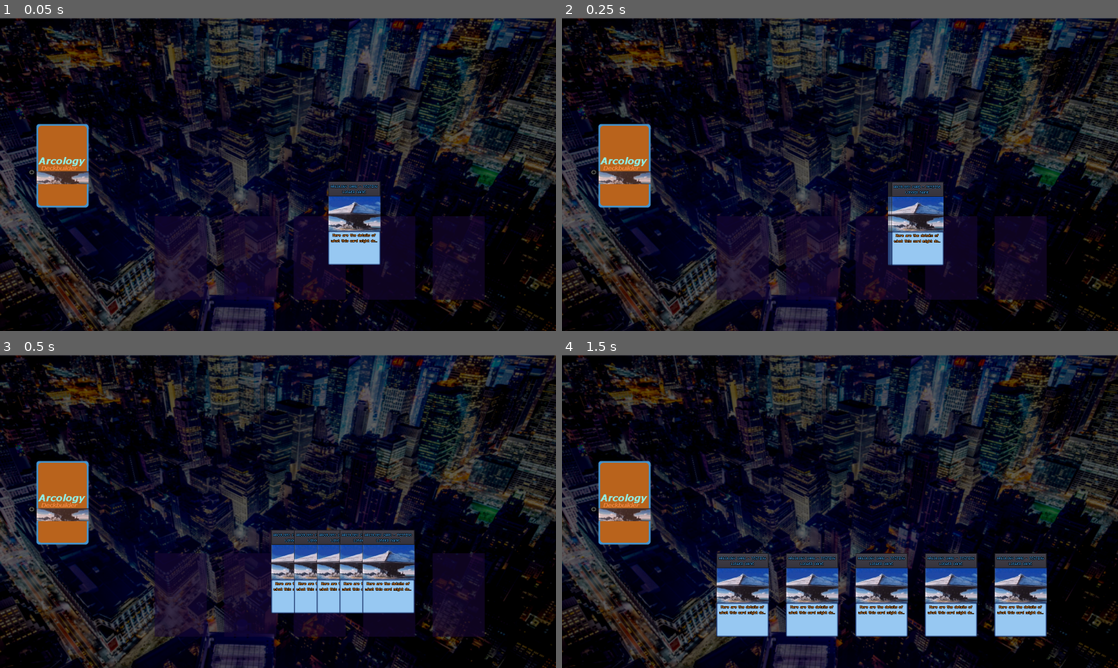
Above: before the commit, frames 1-4 (two rows, left to right).
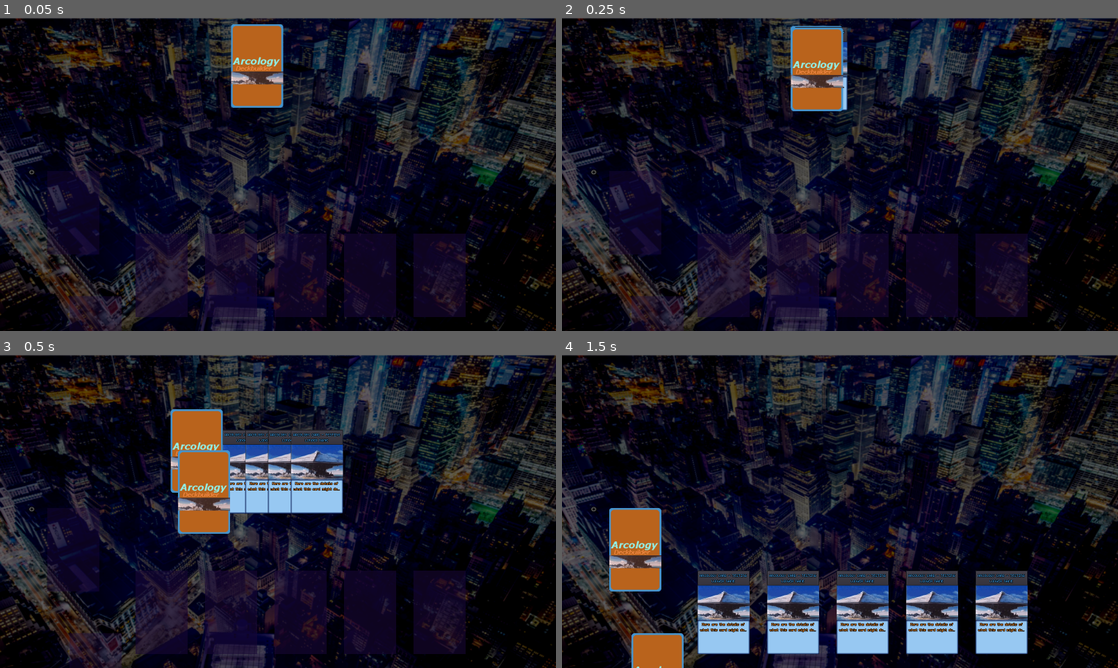
Above: after the commit, the same moments.

Repository: dancraig1985/arcology-deckbuilder
Game: Godot game, scene res://core/scenes/main.tscn
The game is run twice, just before and just after one commit, with the same random seed, the same clock (stepped at 60 frames per second) and the same inputs.
Inputs (mouse positions are in pixels of both pictures, inside the frame that each line leads up to):
- Up to frame 1 (0.05 s): no input
- Up to frame 2 (0.25 s): no input
- Up to frame 3 (0.5 s): no input
- Up to frame 4 (1.5 s): move the mouse to (856, 570) at 0.52 s; move the mouse to (812, 596) at 1.27 s

The runs differ from the first frame. In frame 1, 12% of the frame differs, in the area x 6-88%, y 2-98%; in frame 2, 12%; in frame 3, 22%, in the area x 6-88%, y 17-98%; in frame 4, 22%.

Commit message:
Fixed relative position problem

Diff:
--- a/core/scenes/dealer.gd
+++ b/core/scenes/dealer.gd
@@ -24,6 +24,11 @@
 		spawn_card_to_deck("Arcology Prime", node_player_hand)
 		spawn_card_to_deck("Arcology Prime", node_player_hand)
 		spawn_card_to_deck("Arcology Prime", node_player_hand)
+		spawn_card_to_deck("Arcology Prime", node_player_hand)
+		spawn_card_to_deck("Console Cowboy", node_player_hand)
+		spawn_card_to_deck("Arcology Prime", node_player_hand)
+		spawn_card_to_deck("Arcology Prime", node_player_hand)
+		spawn_card_to_deck("Arcology Prime", node_player_hand)
 
 		spawn_card_to_deck("Arcology Prime", node_player_deck)
 		spawn_card_to_deck("Console Cowboy", node_player_deck)
@@ -45,7 +50,7 @@
 
 func spawn_card_to_deck(card_name: String, target_deck: Deck) -> void:
 	var card_node = instance_card(card_name)
-	card_node.position = position
+	card_node.position = $SpawnSpot.position
 	target_deck.add_card(card_node)
 
 
--- a/core/scenes/dealer.tscn
+++ b/core/scenes/dealer.tscn
@@ -4,3 +4,6 @@
 
 [node name="Dealer" type="Node2D"]
 script = ExtResource( 1 )
+
+[node name="SpawnSpot" type="Node2D" parent="."]
+position = Vector2( 664.61, 17.818 )
--- a/core/scenes/deck.gd
+++ b/core/scenes/deck.gd
@@ -7,6 +7,7 @@
 }
 export var deck_name: String = "Player Deck"
 
+onready var node_deck_spot: Node = $DeckSpot
 onready var node_card_spots: Node = $CardSpots
 onready var node_cards: Node = $Cards
 
@@ -32,8 +33,10 @@
 		card.z_index = i
 		if i < card_spots.size():
 			var card_spot = card_spots[i]
-			card.add_state(Constants.ST_CARD_MOVE_TO_POSITION, {target_position = card_spot.position})
+			var target_position = card_spot.position + node_card_spots.position
+			card.add_state(Constants.ST_CARD_MOVE_TO_POSITION, {target_position = target_position})
 			card.set_is_facedown(false)
 		else:
-			card.add_state(Constants.ST_CARD_MOVE_TO_POSITION, {target_position = Vector2()})
+			var target_position = node_deck_spot.position
+			card.add_state(Constants.ST_CARD_MOVE_TO_POSITION, {target_position = target_position})
 			card.set_is_facedown(true)
--- a/core/scenes/deck.tscn
+++ b/core/scenes/deck.tscn
@@ -1,10 +1,13 @@
-[gd_scene load_steps=2 format=2]
+[gd_scene load_steps=3 format=2]
 
 [ext_resource path="res://core/scenes/deck.gd" type="Script" id=1]
+[ext_resource path="res://core/scenes/deck_spot.tscn" type="PackedScene" id=2]
 
 [node name="Deck" type="Node2D"]
 script = ExtResource( 1 )
 
+[node name="DeckSpot" parent="." instance=ExtResource( 2 )]
+
 [node name="CardSpots" type="Node2D" parent="."]
 
 [node name="Cards" type="Node2D" parent="."]
--- a/core/scenes/decks/player_deck.tscn
+++ b/core/scenes/decks/player_deck.tscn
@@ -1,15 +1,8 @@
-[gd_scene load_steps=3 format=2]
+[gd_scene load_steps=2 format=2]
 
 [ext_resource path="res://core/scenes/deck.tscn" type="PackedScene" id=1]
-[ext_resource path="res://core/themes/panel_deck_spot.tres" type="StyleBox" id=2]
 
 [node name="PlayerDeck" instance=ExtResource( 1 )]
 
-[node name="Panel" type="Panel" parent="." index="2"]
-margin_right = 150.0
-margin_bottom = 240.0
-mouse_filter = 2
-custom_styles/panel = ExtResource( 2 )
-__meta__ = {
-"_edit_use_anchors_": false
-}
+[node name="DeckSpot" parent="." index="0"]
+position = Vector2( 135.57, 440.007 )
--- a/core/scenes/decks/player_hand.tscn
+++ b/core/scenes/decks/player_hand.tscn
@@ -4,6 +4,12 @@
 [ext_resource path="res://core/scenes/card_spot.tscn" type="PackedScene" id=2]
 
 [node name="PlayerHand" instance=ExtResource( 1 )]
+
+[node name="DeckSpot" parent="." index="0"]
+position = Vector2( 200, 800 )
+
+[node name="CardSpots" parent="." index="1"]
+position = Vector2( 890, 520 )
 
 [node name="CardSpot" parent="CardSpots" index="0" instance=ExtResource( 2 )]
 position = Vector2( -500, 100 )
--- a/core/scenes/main.tscn
+++ b/core/scenes/main.tscn
@@ -25,8 +25,6 @@
 
 [node name="Decks" type="Node2D" parent="Dealer"]
 
+[node name="PlayerDeck" parent="Dealer/Decks" instance=ExtResource( 4 )]
+
 [node name="PlayerHand" parent="Dealer/Decks" instance=ExtResource( 3 )]
-position = Vector2( 944.503, 469.871 )
-
-[node name="PlayerDeck" parent="Dealer/Decks" instance=ExtResource( 4 )]
-position = Vector2( 104.768, 304.781 )
